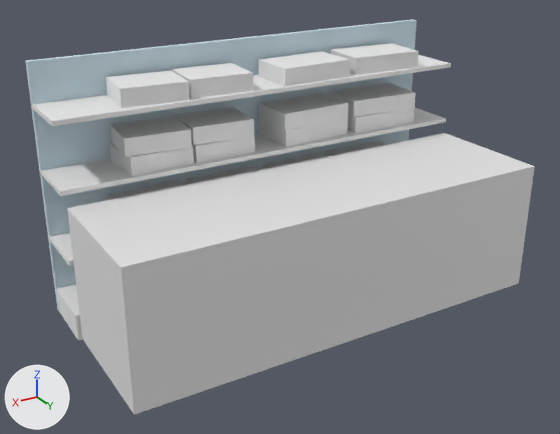
An edit to the Blender file theroom/excersizes/souvenirbutik/reol.blend, drawn before and after from the same camera.
One viewpoint serves both versions: a 50 mm camera at (5.73, 10.09, 5.96) aimed at (0.31, 1.06, 1.45). Arrows for +X, +Y and +Z are at lower left; the lights stay in place.
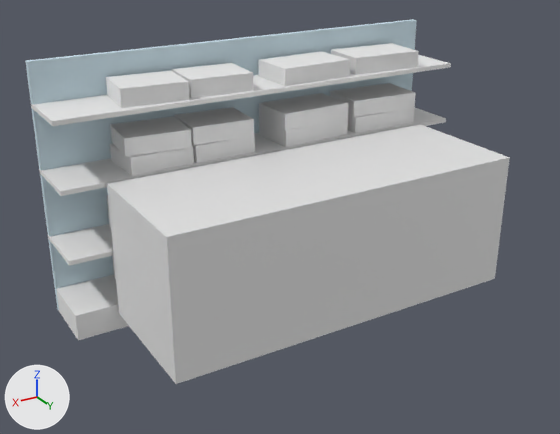
Changed parts and their boxes [x1, y1, x2, y2] in the pictures (560 x 434 px):
'front.zone', moved, rescaled (14% narrower, 8% shorter): before [67, 133, 535, 415]; after [107, 124, 510, 384]
'Cube.004', unchanged, uncovered by the edit: before [56, 284, 82, 340]; after [56, 275, 129, 340]
'Cube.003', unchanged, uncovered by the edit: before [48, 232, 74, 266]; after [48, 224, 114, 266]

The change in detail:
Object 'front.zone' (ob_front_zone) moves from (0.0, 1.55, 1.04) to (0.0, 1.55, 1.27).
Object 'front.zone' (ob_front_zone) is rescaled from (3.28, 1.0, 1.0) to (2.71, 1.0, 1.0).
